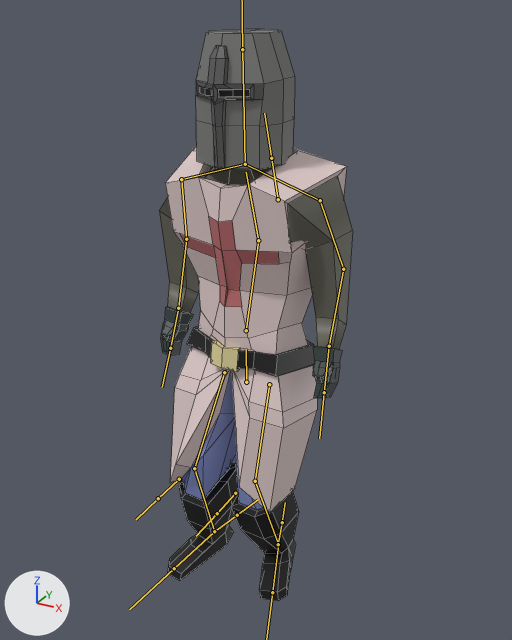
Renders of the FBX model KRON/Assets/Rendering/Models/templar.fbx from each side of a commit.
Rendered twice from a 50 mm camera at (0.99, -1.736, 1.791) aimed at (0.021, 0.025, 0.91). The axes (+X, +Y, +Z) are drawn at lower left. The lights are the same throughout. Both versions are drawn at frame 43 of the action 'Armature|Idle'; the numbers are the values there. The bones that bend it are drawn over the model as lines. Mesh edges are drawn as thin lines.
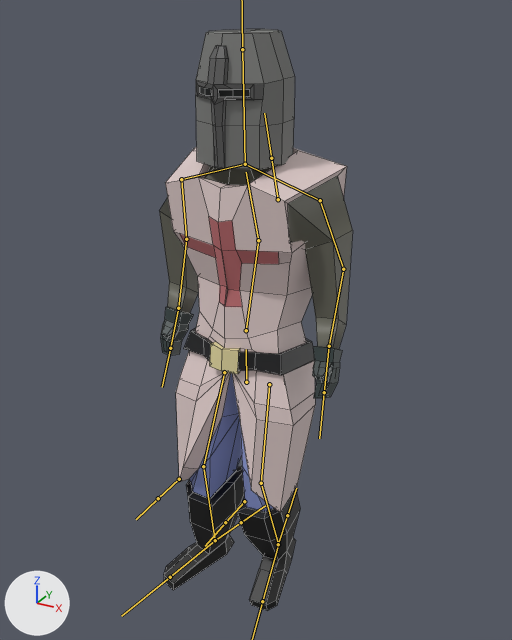
The change, as a diff of the scene's bpy script:
```diff
--- a/KRON/Assets/Rendering/Models/templar.fbx.py
+++ b/KRON/Assets/Rendering/Models/templar.fbx.py
@@ bone_upperleg_l @@
 bone_upperleg_l = bpy.data.objects['Armature'].pose.bones['UpperLeg.L']  # child of 'root'
-bone_upperleg_l.rotation_quaternion = (0.995, 0.095, 0.015, 0.001)  # degrees (11, 2, 0)
+bone_upperleg_l.rotation_quaternion = (0.992, 0.097, -0.074, 0.026)  # degrees (11, -9, 2)
@@ bone_foot_l @@
 bone_foot_l = bpy.data.objects['Armature'].pose.bones['Foot.L']  # child of 'LowerLeg.L'
-bone_foot_l.rotation_quaternion = (0.968, 0.15, -0.048, 0.196)  # degrees (16, -9, 22)
+bone_foot_l.rotation_quaternion = (0.999, -0.024, -0.033, -0.014)  # degrees (-3, -4, -2)
@@ bone_upperleg_r @@
 bone_upperleg_r = bpy.data.objects['Armature'].pose.bones['UpperLeg.R']  # child of 'root'
-bone_upperleg_r.rotation_quaternion = (0.974, 0.223, 0.02, -0.022)  # degrees (26, 3, -2)
+bone_upperleg_r.rotation_quaternion = (0.99, 0.136, 0.024, -0.023)  # degrees (16, 3, -2)
@@ bone_lowerleg_r @@
 bone_lowerleg_r = bpy.data.objects['Armature'].pose.bones['LowerLeg.R']  # child of 'UpperLeg.R'
-bone_lowerleg_r.rotation_quaternion = (0.931, -0.364, 0.0, -0.016)  # degrees (-43, -1, -2)
+bone_lowerleg_r.rotation_quaternion = (0.977, -0.214, 0.0, -0.01)  # degrees (-25, 0, -1)
@@ bone_foot_r @@
 bone_foot_r = bpy.data.objects['Armature'].pose.bones['Foot.R']  # child of 'LowerLeg.R'
-bone_foot_r.rotation_quaternion = (0.986, 0.145, 0.036, -0.074)  # degrees (16, 5, -8)
+bone_foot_r.rotation_quaternion = (0.986, -0.003, 0.06, -0.155)  # degrees (-1, 7, -18)
```

What differs and where, as boxes (x1, y1, x2, y2) in the pictures (512 x 640 px):
'Cylinder', posed: before (160, 29, 353, 601); after (160, 29, 353, 611)
bone 'UpperLeg.L', root to tip: before (269, 384) to (255, 481); after (269, 384) to (261, 483)
bone 'Foot.L', root to tip: before (278, 544) to (272, 592); after (278, 544) to (262, 601)
bone 'UpperLeg.R', root to tip: before (224, 372) to (194, 468); after (224, 372) to (203, 466)
bone 'LowerLeg.R', root to tip: before (194, 468) to (214, 531); after (203, 466) to (215, 540)
bone 'Foot.R', root to tip: before (214, 531) to (174, 568); after (215, 540) to (170, 577)
